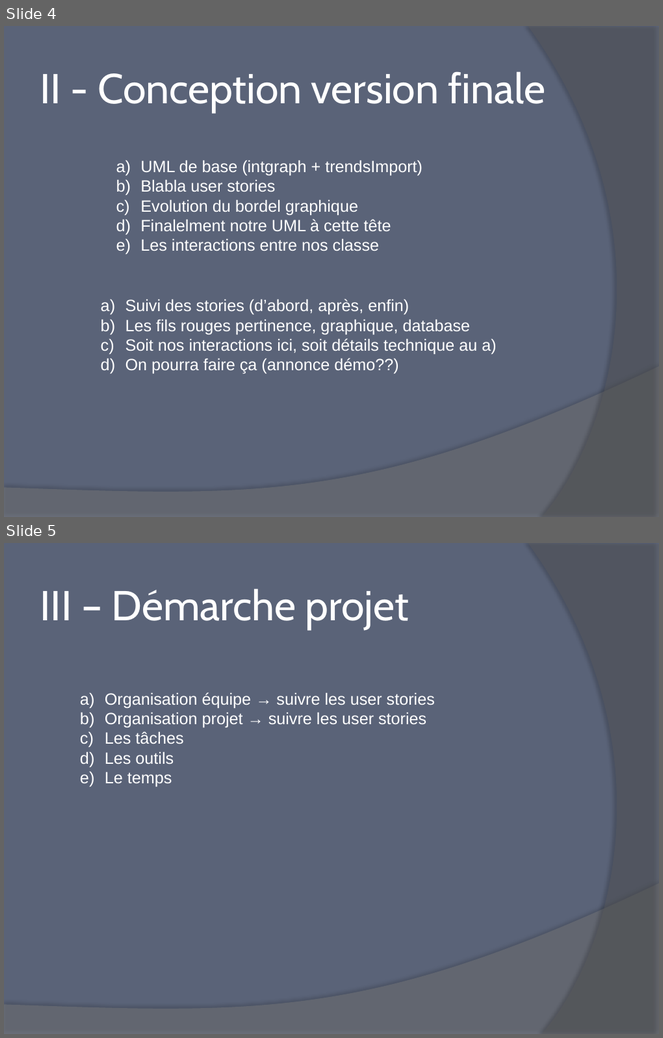
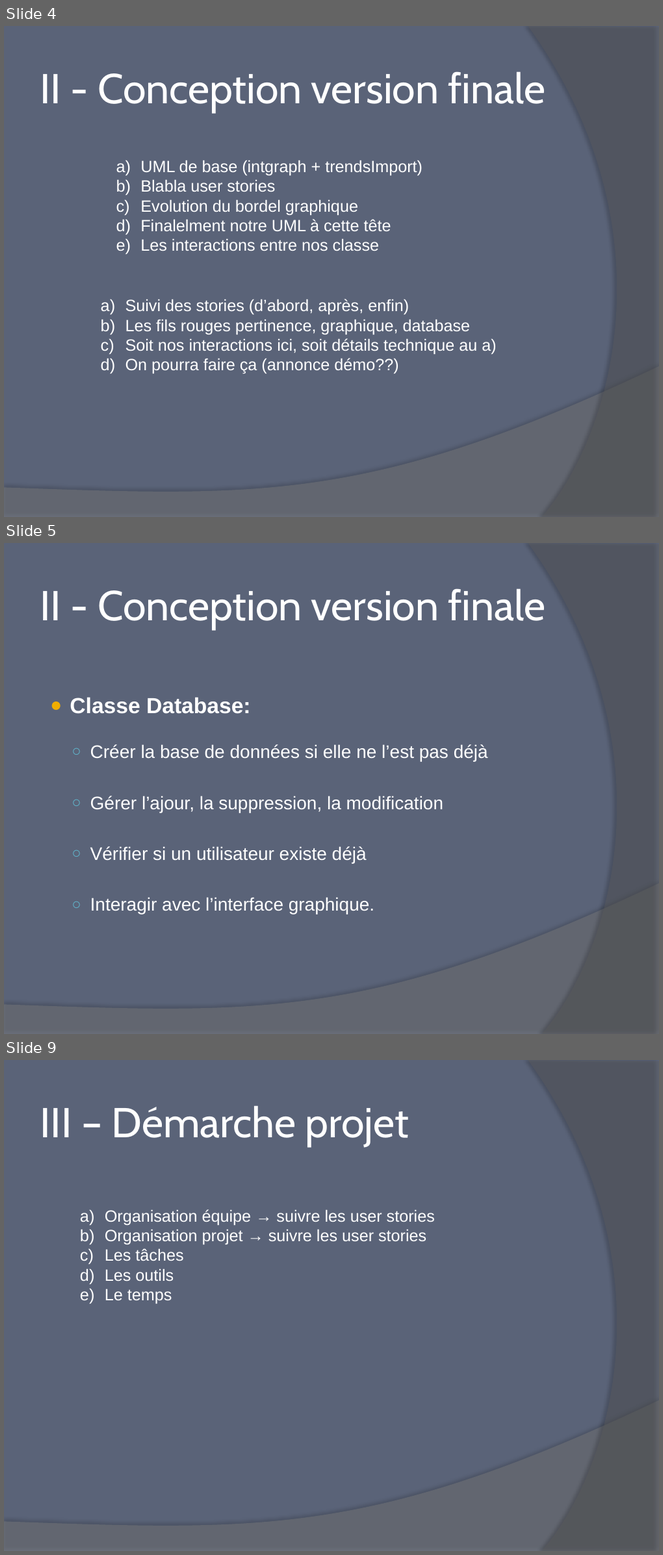
Before and after one commit to Firnen14/diapoTwittrend, a slide deck: Java_Slides.pptx. Shown one above the other, each under a label of ours: slides 4 and 5 before the commit, slides 4, 5 and 9 after it; the slides between them are not shown. The pictures are 663x1038 and 663x1555 pixels, drawn with LibreOffice and Linux fonts; fonts in the diff are those of the drawing. Boxes give left, top, right and bottom in pixels: in the first picture for what was removed or moved away, otherwise in the second. Text is boxed around its words. In the diff, an @@ line names an element or a change of style, - is before the commit and + after.

Commit message:
Database Slides
Database Slides

```diff
--- a/Java_Slides.pptx
+++ b/Java_Slides.pptx
@@ slide 5 added at bbox=[4, 543, 659, 1034], background #5A6378; not listed: 2 template elements that a slide beside it also shows @@
@@ title added at bbox=[40, 589, 546, 629], 46 pt, text #FFFFFF @@
+II - Conception version finale
@@ text added at bbox=[70, 697, 488, 915], 20 pt, text #FFFFFF @@
+  ● Classe Database:
+    ○ Créer la base de données si elle ne l’est pas déjà
+    ○ Gérer l’ajour, la suppression, la modification
+    ○ Vérifier si un utilisateur existe déjà
+    ○ Interagir avec l’interface graphique.
@@ what was slide 5 is now slide 9 @@
```
Also in this commit, not shown: 3 other slides added.
